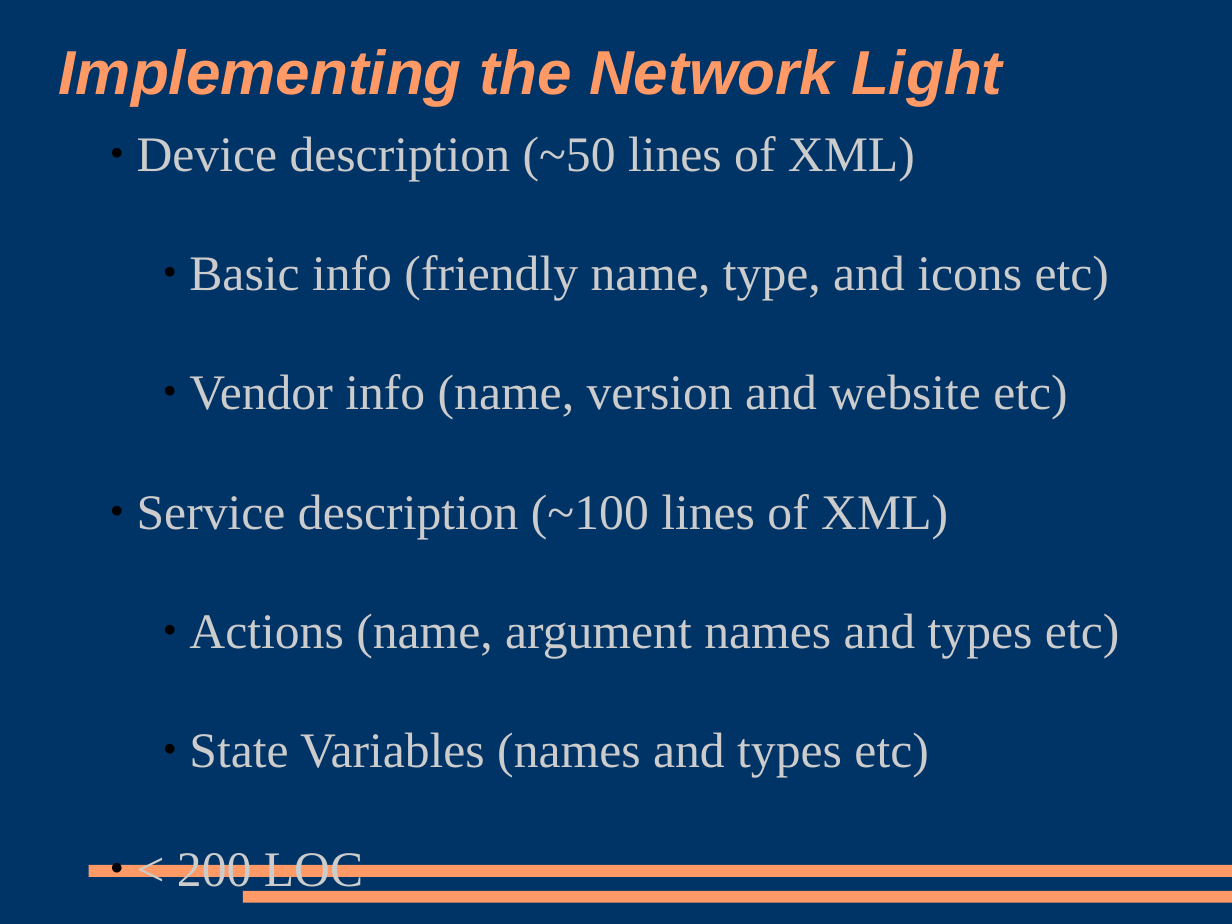
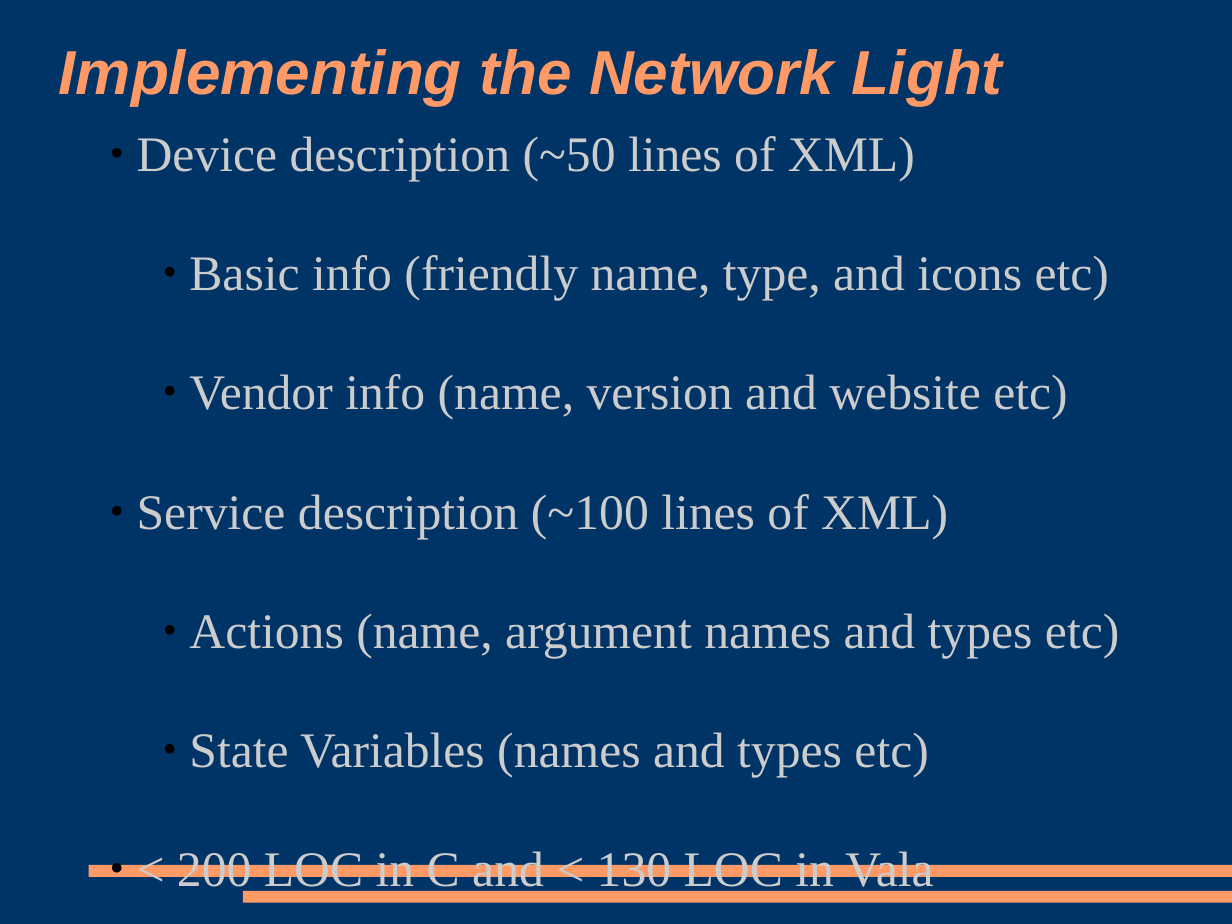
Before and after one commit to zeenix/gupnp-presentation-2008, a slide deck: slide 10 of slides.odp. Drawn at 1232x924 pixels with LibreOffice and Linux fonts; fonts in the diff are those of the drawing. Boxes give left, top, right and bottom in pixels: in the first picture for what was removed or moved away, otherwise in the second. Text is boxed around its words. In the diff, an @@ line names an element or a change of style, - is before the commit and + after.

Commit message:
Specify the LOCs both both C and Vala.

```diff
--- a/slides.odp
+++ b/slides.odp
@@ subtitle at (177, 848, 933, 897): text changed @@
-  ● < 200 LOC
+  ● < 200 LOC in C and < 130 LOC in Vala
```
